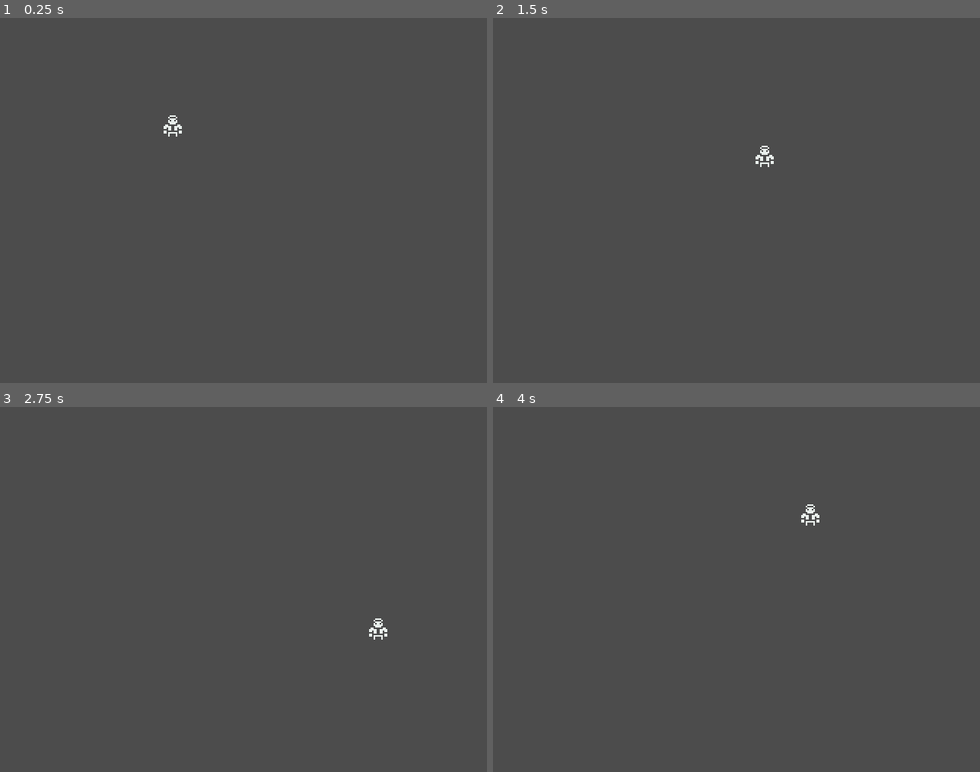
Above: before the commit, frames 1-4 (two rows, left to right).
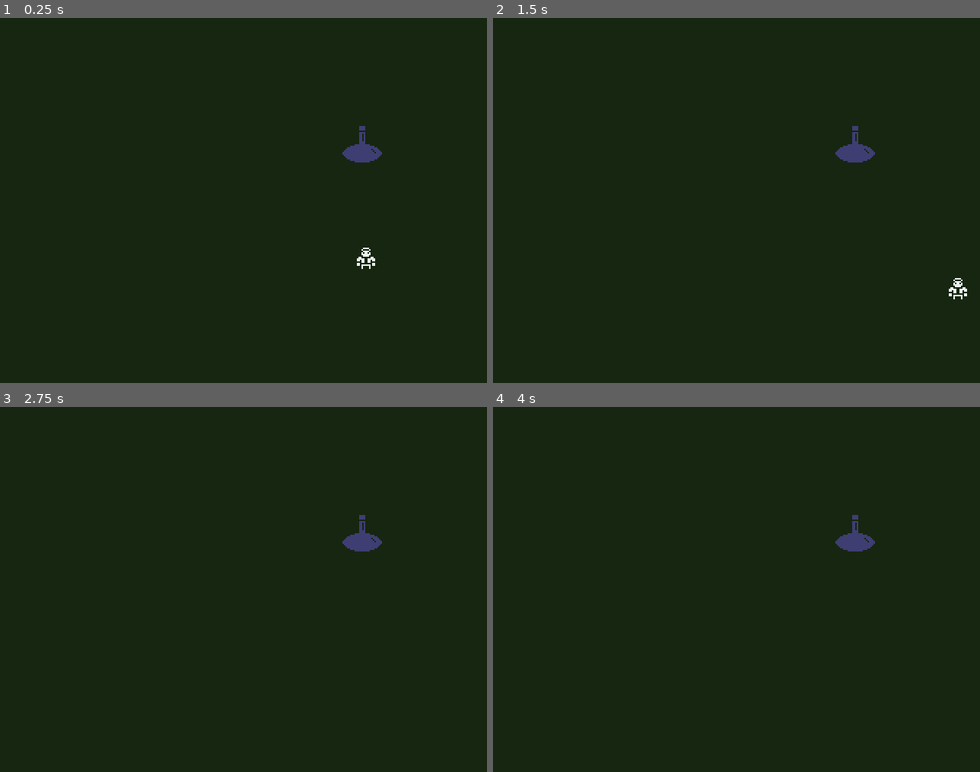
Above: after the commit, the same moments.

Repository: discolingua/godot-inventory-panel
Game: Godot game, scene res://Scenes/GameWorld.tscn
Two runs of this game, one before a commit and one after it. Both use one fixed random seed, a clock stepped at 60 frames per second and the inputs below.
Inputs (mouse positions are in pixels of both pictures, inside the frame that each line leads up to):
- Up to frame 1 (0.25 s): no input
- Up to frame 2 (1.5 s): tap Enter (ui_accept) at 0.5, 0.6, 0.77, 1.07, 1.35 s; move the mouse to (843, 182) at 0.52 s; hold Right (ui_right) 0.53-1.28 s; click (843, 182) at 0.67 s; move the mouse to (639, 218) at 1.27 s; hold Down (ui_down) from 1.28 s (still down); click (639, 218) at 1.42 s
- Up to frame 3 (2.75 s): tap Enter (ui_accept) at 1.52, 1.82, 2.1 s; move the mouse to (292, 509) at 2.02 s; release Down (ui_down) at 2.03 s; hold Right (ui_right) from 2.03 s (still down); click (292, 509) at 2.17 s
- Up to frame 4 (4 s): move the mouse to (712, 662) at 2.77 s; release Right (ui_right) at 2.78 s; hold Up (ui_up) 2.78-3.53 s; tap Enter (ui_accept) at 2.85, 3.02, 3.32, 3.6, 3.77 s; click (712, 662) at 2.92 s; move the mouse to (882, 644) at 3.52 s; hold Left (ui_left) from 3.53 s (still down); click (882, 644) at 3.67 s

The runs differ from the first frame. In frame 1, 100% of the frame differs, in the area x 0-100%, y 0-100%; in frame 2, 100%; in frame 3, 100%; in frame 4, 100%.

Commit message:
click on potion bottle

Diff:
--- a/Scenes/GUI.tscn
+++ b/Scenes/GUI.tscn
@@ -1,6 +1,9 @@
-[gd_scene load_steps=2 format=2]
+[gd_scene load_steps=3 format=2]
 
 [ext_resource path="res://Images/32x-bk-grid.png" type="Texture" id=1]
+
+[sub_resource type="RectangleShape2D" id=1]
+extents = Vector2( 73, 71 )
 
 [node name="GUI" type="Control"]
 margin_left = 49.0
@@ -31,3 +34,10 @@
 centered = false
 region_enabled = true
 region_rect = Rect2( 0, 0, 128, 128 )
+
+[node name="Area2D" type="Area2D" parent="."]
+position = Vector2( -8, -7 )
+
+[node name="CollisionShape2D" type="CollisionShape2D" parent="Area2D"]
+position = Vector2( 73, 72 )
+shape = SubResource( 1 )
--- a/Scenes/GameWorld.tscn
+++ b/Scenes/GameWorld.tscn
@@ -1,12 +1,25 @@
-[gd_scene load_steps=3 format=2]
+[gd_scene load_steps=4 format=2]
 
 [ext_resource path="res://Scenes/Player.tscn" type="PackedScene" id=1]
 [ext_resource path="res://Scenes/GUI.tscn" type="PackedScene" id=2]
+[ext_resource path="res://Scenes/Potion.tscn" type="PackedScene" id=3]
 
 [node name="GameWorld" type="Node2D"]
+
+[node name="BackGround" type="ColorRect" parent="."]
+margin_right = 320.0
+margin_bottom = 240.0
+mouse_filter = 2
+color = Color( 0.0941176, 0.152941, 0.0705882, 1 )
+__meta__ = {
+"_edit_use_anchors_": false
+}
 
 [node name="GUI" parent="." instance=ExtResource( 2 )]
 
 [node name="Player" parent="." instance=ExtResource( 1 )]
 visible = true
-position = Vector2( 114, 70 )
+position = Vector2( 241, 157 )
+
+[node name="Potion" parent="." instance=ExtResource( 3 )]
+position = Vector2( 238, 83 )
--- /dev/null
+++ b/Scenes/Potion.tscn
@@ -0,0 +1,20 @@
+[gd_scene load_steps=4 format=2]
+
+[ext_resource path="res://Images/potion.png" type="Texture" id=1]
+[ext_resource path="res://Scripts/Potion.gd" type="Script" id=2]
+
+[sub_resource type="CapsuleShape2D" id=1]
+radius = 14.0
+height = 4.0
+
+[node name="Potion" type="Area2D"]
+script = ExtResource( 2 )
+
+[node name="Sprite" type="Sprite" parent="."]
+texture = ExtResource( 1 )
+
+[node name="CollisionShape2D" type="CollisionShape2D" parent="."]
+shape = SubResource( 1 )
+
+[connection signal="mouse_entered" from="." to="." method="_on_Potion_mouse_entered"]
+[connection signal="mouse_exited" from="." to="." method="_on_Potion_mouse_exited"]
--- a/Scripts/Player.gd
+++ b/Scripts/Player.gd
@@ -2,7 +2,7 @@
 extends KinematicBody2D
 
 # initialize state machine
-enum STATES {IDLE, WALKING}
+enum STATES {IDLE, WALKING, INVENTORY}
 
 const ACCELERATION = 600
 const MAX_SPEED = 100
@@ -26,6 +26,7 @@
 	match state:
 		STATES.IDLE: idle(delta)
 		STATES.WALKING: walking(delta)
+		STATES.INVENTORY: manageInventory()
 
 
 func readMovement() -> Vector2:
@@ -56,9 +57,12 @@
 		else:
 			velocity = velocity.move_toward(Vector2.ZERO, FRICTION * delta)
 	if Input.is_action_just_pressed("ui_accept"):
-		if MainInventoryBox.visible:
-			MainInventoryBox.visible = false
-			self.visible = true
-		else:
 			MainInventoryBox.visible = true
 			self.visible = false
+			state = STATES.INVENTORY
+
+func manageInventory() -> void:
+	if Input.is_action_just_pressed("ui_accept"):
+		MainInventoryBox.visible = false
+		self.visible = true
+		state = STATES.IDLE
--- /dev/null
+++ b/Scripts/Potion.gd
@@ -0,0 +1,24 @@
+class_name Potion
+extends Area2D
+
+var isHovering : bool = false
+
+func _input(event):
+    if event is InputEventMouseButton \
+    and event.button_index == BUTTON_LEFT \
+    and event.is_pressed() \
+	and isHovering:
+        self.on_click()
+
+func _on_Potion_mouse_entered():
+	isHovering = true
+	print("hover in")
+
+
+func _on_Potion_mouse_exited():
+	isHovering = false
+	print("hover out")
+
+
+func on_click():
+    print("Click")
--- a/project.godot
+++ b/project.godot
@@ -13,9 +13,15 @@
 "class": "Player",
 "language": "GDScript",
 "path": "res://Scripts/Player.gd"
+}, {
+"base": "Area2D",
+"class": "Potion",
+"language": "GDScript",
+"path": "res://Scripts/Potion.gd"
 } ]
 _global_script_class_icons={
-"Player": ""
+"Player": "",
+"Potion": ""
 }
 
 [application]
Binary file added: Images/potion.png
Not shown, added: Images/potion.png.import
